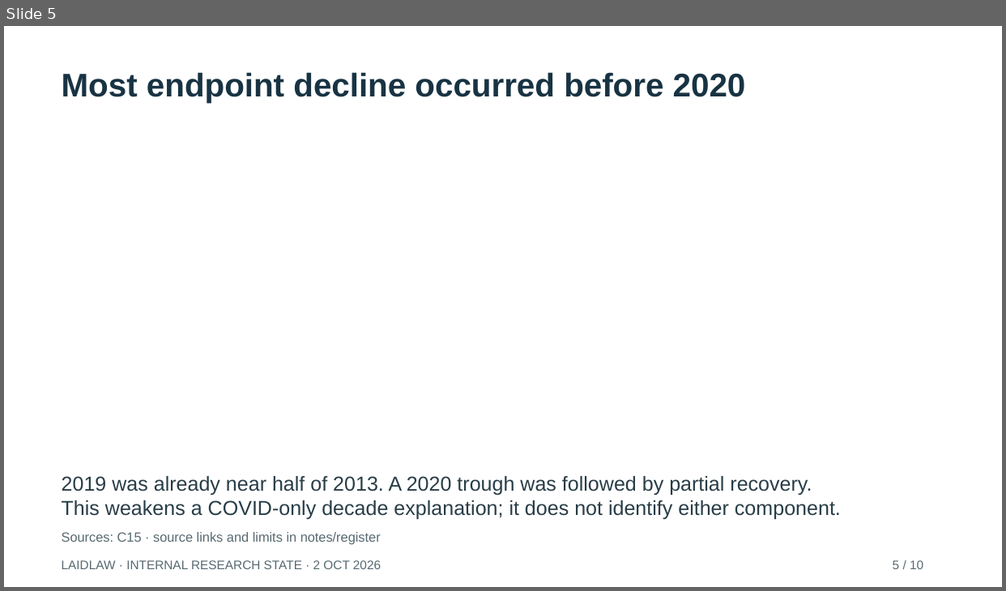
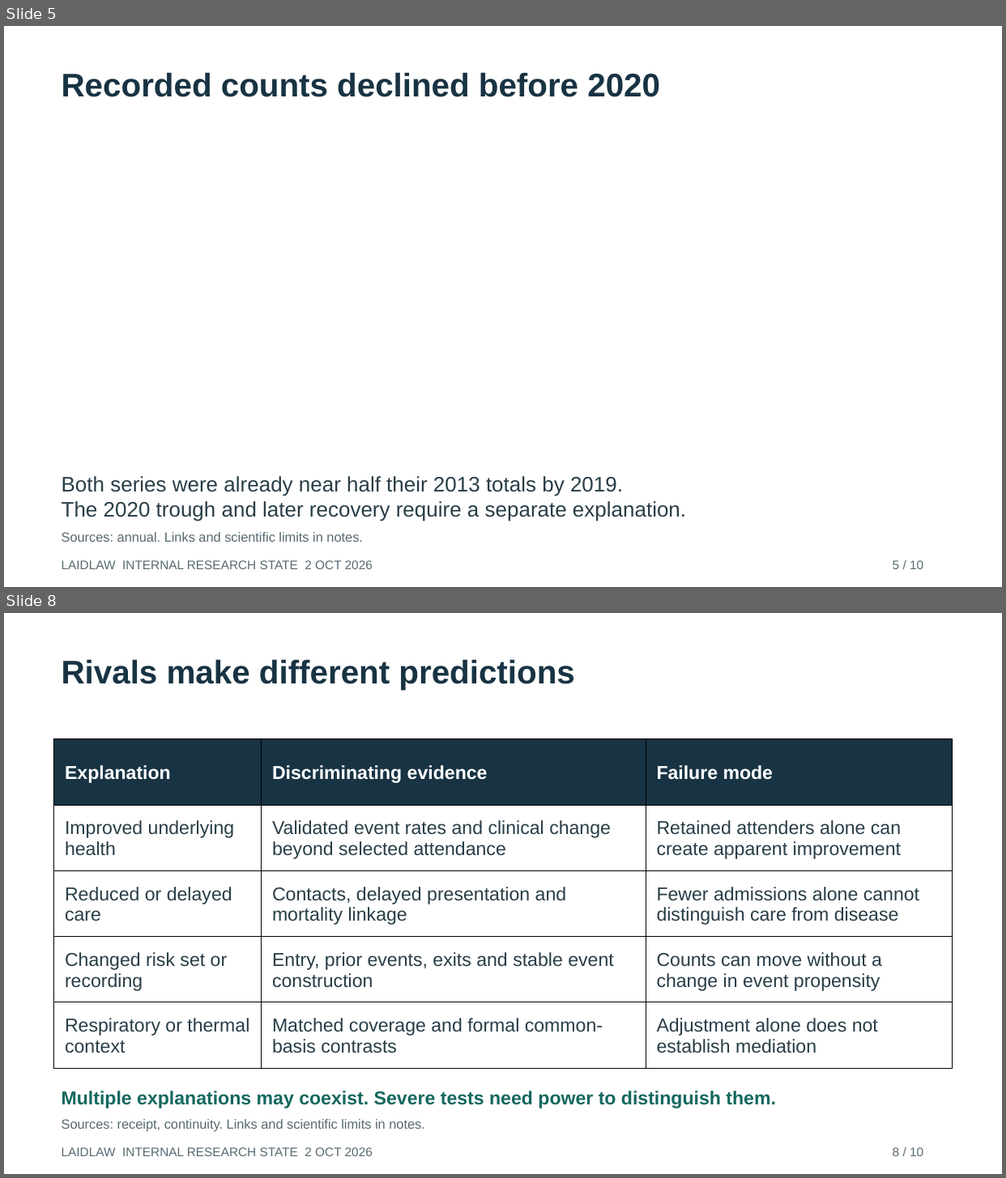
Before and after one commit to bobshenruililin/Laidlaw-Heat-Project, a slide deck: reports/auto_research/2026-10-02/Research_State_Briefing.pptx. Shown one above the other, each under a label of ours: slide 5 before the commit, slides 5 and 8 after it; the slides between them are not shown. The pictures are 1006x591 and 1006x1178 pixels, drawn with LibreOffice and Linux fonts; fonts in the diff are those of the drawing. Boxes give left, top, right and bottom in pixels: in the first picture for what was removed or moved away, otherwise in the second. Text is boxed around its words. In the diff, an @@ line names an element or a change of style, - is before the commit and + after.

Commit message:
Build evidence-led novelty, feasibility and manuscript packet

```diff
--- a/reports/auto_research/2026-10-02/Research_State_Briefing.pptx
+++ b/reports/auto_research/2026-10-02/Research_State_Briefing.pptx
@@ slide 8 added at (4,613,1002,1174), background #FFFFFF @@
@@ text added at (62,659,574,690), 31.5 pt, text #183343, bold @@
+Rivals make different predictions
@@ table added at (54,739,953,1069), 5 rows, 3 columns @@
+Explanation | Discriminating evidence | Failure mode
+Improved underlying health | Validated event rates and clinical change beyond selected attendance | Retained attenders alone can create apparent improvement
+Reduced or delayed care | Contacts, delayed presentation and mortality linkage | Fewer admissions alone cannot distinguish care from disease
+Changed risk set or recording | Entry, prior events, exits and stable event construction | Counts can move without a change in event propensity
+Respiratory or thermal context | Matched coverage and formal common-basis contrasts | Adjustment alone does not establish mediation
@@ text added at (62,1091,776,1109), 18 pt, text #14685F, bold @@
+Multiple explanations may coexist. Severe tests need power to distinguish them.
@@ text added at (62,1119,425,1132), 12.8 pt, text #576971 @@
+Sources: receipt, continuity. Links and scientific limits in notes.
@@ text added at (62,1148,373,1157), 12 pt, text #576971 @@
+LAIDLAW INTERNAL RESEARCH STATE 2 OCT 2026
@@ text added at (893,1148,923,1157), 12 pt, text #576971 @@
+8 / 10
@@ slide 5 changed as well @@
@@ text at (62,72,660,97): text changed @@
-Most endpoint decline occurred before 2020
+Recorded counts declined before 2020
@@ text at (62,476,686,522): text changed; size 19.5 to 20.2 pt @@
-2019 was already near half of 2013. A 2020 trough was followed by partial recovery.
-This weakens a COVID-only decade explanation; it does not identify either component.
+Both series were already near half their 2013 totals by 2019.
+The 2020 trough and later recovery require a separate explanation.
@@ text at (62,532,363,542): text changed @@
-Sources: C15 · source links and limits in notes/register
+Sources: annual. Links and scientific limits in notes.
@@ text at (62,561,373,570): text changed @@
-LAIDLAW · INTERNAL RESEARCH STATE · 2 OCT 2026
+LAIDLAW INTERNAL RESEARCH STATE 2 OCT 2026
```
Also in this commit, not shown: 3 other slides changed, 5 other slides added, 6 slides removed, 49 other files.
